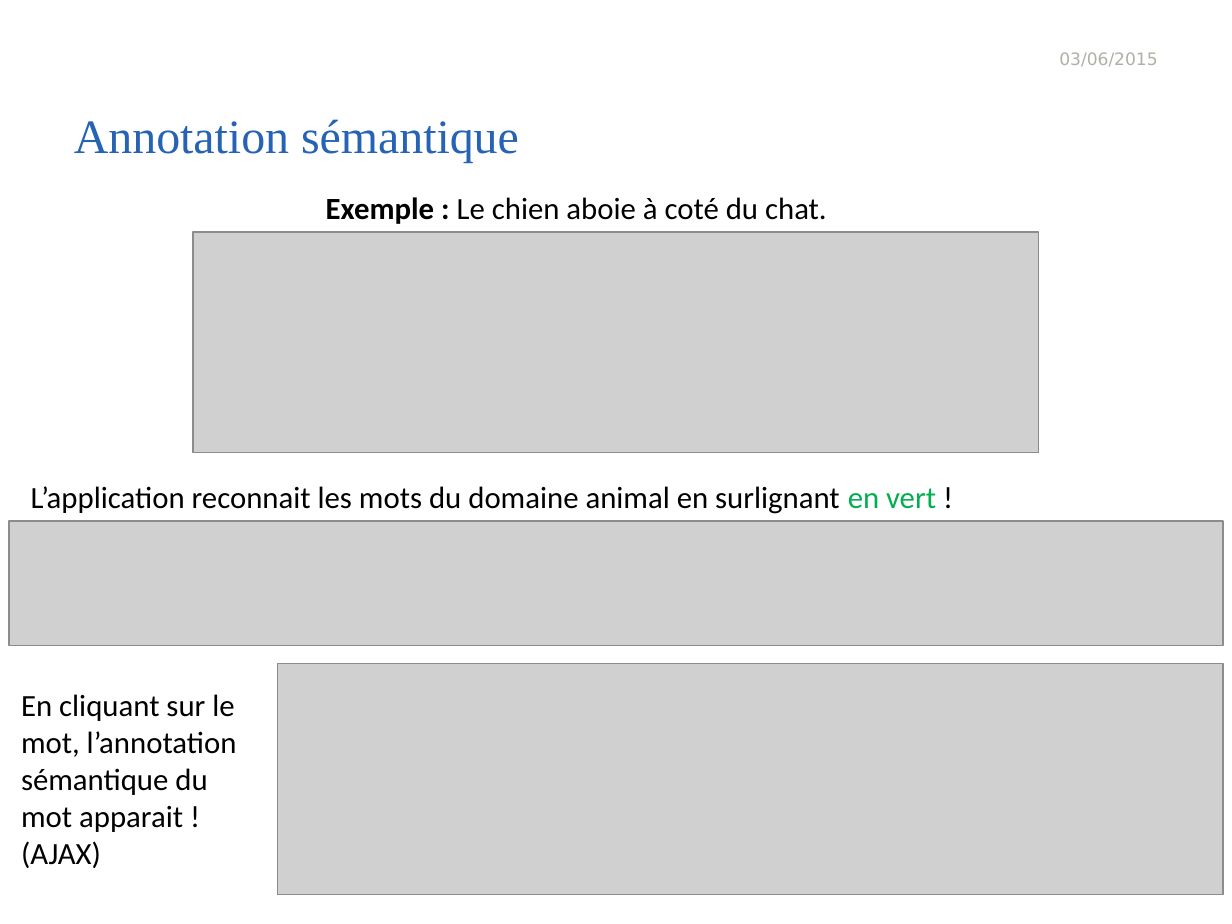
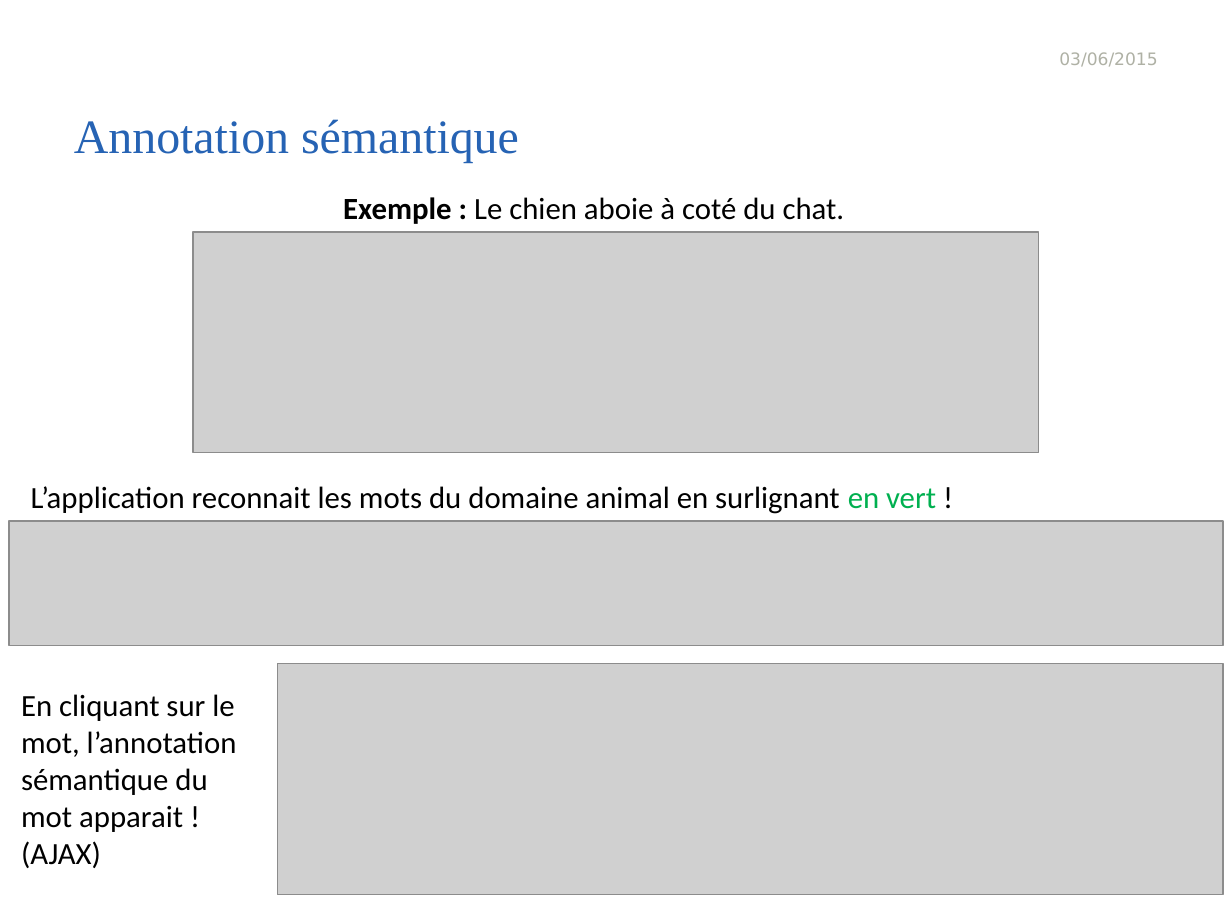
Before and after one commit to wael54/ProjetTER, a slide deck: slide 12 of Presentation_TER.pptx. Drawn at 1232x924 pixels with LibreOffice and Linux fonts; fonts in the diff are those of the drawing; grey boxes stand for pictures; background and template pictures are left out. Boxes give left, top, right and bottom in pixels: in the first picture for what was removed or moved away, otherwise in the second. Text is boxed around its words. In the diff, an @@ line names an element or a change of style, - is before the commit and + after.

```diff
--- a/Presentation_TER.pptx
+++ b/Presentation_TER.pptx
@@ text "Exemple : Le chien aboie ...": place and size @@
-text "Exemple : Le chien aboie ..." at [326,197,827,224]
+text "Exemple : Le chien aboie ..." at [343,197,845,224]
```
Also in this commit, not shown: 7 other slides changed, 1 slide added.
